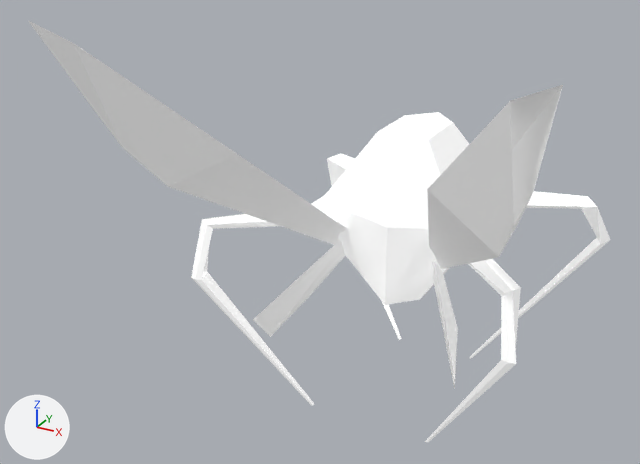
An edit to the glTF model GamesFleadh/GamesFleadh/ASSETS/3D/Enemy/Swarmer/Swarmer.glb, drawn before and after from the same camera.
Camera for both pictures: a 50 mm camera at (1.31, -3.18, 2.27) aimed at (-0.22, -0.4, 0.88). Every picture has the same lights, and +X, +Y and +Z are marked at lower left. Vertices at the same position are counted once.

The older version as bpy lines, for what is in view:
```python
mat_kridla = principled_material('KRIDLA')
mat_kridla.base_color = (1.0, 1.0, 1.0)  # white #ffffff
mat_kridla.emission_strength = 0.16
mat_telolitac = principled_material('TELOLITAC')
mat_telolitac.base_color = (1.0, 1.0, 1.0)  # white #ffffff
mat_telolitac.roughness = 0.0
mat_telolitac.emission_strength = 0.35
me_cube_002 = bpy.data.meshes.new('Cube.002')
me_cube_002.from_pydata(...)  # 119 vertices, 226 faces; spans x -0.698..0.698, y -0.662..0.632, z 0.027..1.237
# faces by material slot: [224, 2]
me_cube_002.materials.append(mat_telolitac)  # white #ffffff
me_cube_002.materials.append(mat_oko)  # white #ffffff
me_cube_004 = bpy.data.meshes.new('Cube.004')
me_cube_004.from_pydata(...)  # 24 vertices, 32 faces; spans x -0.83..0.83, y -1.17..-0.22, z 0.77..1.77
me_cube_004.materials.append(mat_kridla)  # white #ffffff
me_cube_005 = bpy.data.meshes.new('Cube.005')
me_cube_005.from_pydata(...)  # 16 vertices, 20 faces; spans x -0.427..0.427, y -0.582..-0.212, z 0.411..0.812
me_cube_005.materials.append(mat_kridla)  # white #ffffff
ob_tenlitacipicus = bpy.data.objects.new('tenlitacipicus', me_cube_002)
ob_tenlitacipicus.location = (0.0, 0.0, 0.0)
ob_tenlitacipicus_002 = bpy.data.objects.new('tenlitacipicus.002', me_cube_004)
ob_tenlitacipicus_002.location = (0.0, 0.0, 0.0)
ob_tenlitacipicus_003 = bpy.data.objects.new('tenlitacipicus.003', me_cube_005)
ob_tenlitacipicus_003.location = (0.0, 0.0, 0.0)
```
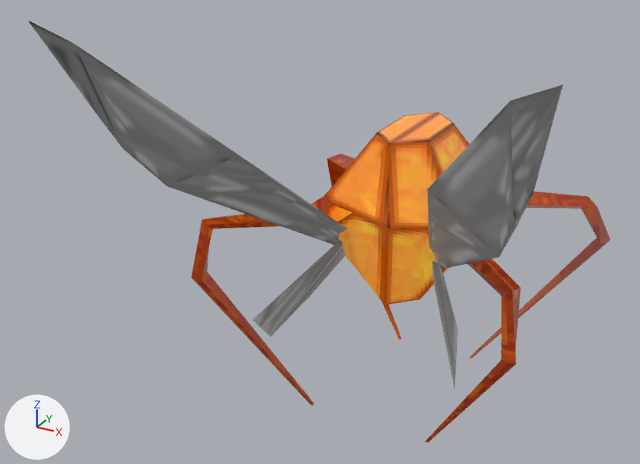
Where the change shows, as pixel boxes (x1, y1, x2, y2) in the pictures (640 x 464 px):
'tenlitacipicus.002', surface changed: (29, 21, 563, 269) in both
'tenlitacipicus', surface changed (white to orange): (191, 112, 610, 442) in both
'tenlitacipicus.003', surface changed (white to grey): (253, 240, 458, 389) in both

Patch to the scene script:
```diff
--- a/GamesFleadh/GamesFleadh/ASSETS/3D/Enemy/Swarmer/Swarmer.glb.py
+++ b/GamesFleadh/GamesFleadh/ASSETS/3D/Enemy/Swarmer/Swarmer.glb.py
@@ img_wingsswarmer @@
+img_wingsswarmer = load_image('wingsSwarmer', '_unpacked/wingsSwarmer', 128, 128, 'sRGB')
@@ img_swarmertexture @@
+img_swarmertexture = load_image('swarmerTexture', '_unpacked/swarmerTexture', 128, 128, 'sRGB')
@@ mat_telolitac @@
 n0 = _N.new('ShaderNodeBsdfPrincipled'); n0.name = 'Principled BSDF'
-n0.inputs[0].default_value = (1.0, 1.0, 1.0, 1.0)  # 'Base Color', white #ffffff
 n0.inputs[2].default_value = 0.0  # 'Roughness'
@@ mat_telolitac @@
 n1 = _N.new('ShaderNodeOutputMaterial'); n1.name = 'Material Output'
+n2 = _N.new('ShaderNodeTexImage'); n2.name = 'Image Texture'
+n2.image = img_swarmertexture
+n2.interpolation = 'Closest'
+n3 = _N.new('ShaderNodeTexImage'); n3.name = 'Image Texture.001'
+n3.image = img_swarmertexture
+n3.interpolation = 'Closest'
 _L.new(n0.outputs[0], n1.inputs[0])  # 'BSDF' to 'Surface'
+_L.new(n2.outputs[0], n0.inputs[27])  # 'Color' to 'Emission Color'
+_L.new(n3.outputs[0], n0.inputs[0])  # 'Color' to 'Base Color'
@@ mat_kridla @@
 n0 = _N.new('ShaderNodeBsdfPrincipled'); n0.name = 'Principled BSDF'
-n0.inputs[0].default_value = (1.0, 1.0, 1.0, 1.0)  # 'Base Color', white #ffffff
-n0.inputs[28].default_value = 0.16  # 'Emission Strength'
+n0.inputs[28].default_value = 0.96  # 'Emission Strength'
 n1 = _N.new('ShaderNodeOutputMaterial'); n1.name = 'Material Output'
+n2 = _N.new('ShaderNodeTexImage'); n2.name = 'Image Texture'
+n2.image = img_wingsswarmer
+n3 = _N.new('ShaderNodeTexImage'); n3.name = 'Image Texture.001'
+n3.image = img_wingsswarmer
 _L.new(n0.outputs[0], n1.inputs[0])  # 'BSDF' to 'Surface'
+_L.new(n2.outputs[0], n0.inputs[27])  # 'Color' to 'Emission Color'
+_L.new(n3.outputs[0], n0.inputs[0])  # 'Color' to 'Base Color'
@@ me_cube_002 @@
 me_cube_002.from_pydata(...)  # 119 vertices, 226 faces; spans x -0.698..0.698, y -0.662..0.632, z 0.027..1.237
 # used by ob_tenlitacipicus; location = (0.0, 0.0, 0.0)
+# me_cube_002 part 1: texture (UV) coordinates of 226 of 226 faces, centred in x -0.674..0.674, y -0.647..0.596, z 0.027..1.237, changed; they spanned u 0.0..1.0, v 0.0..1.0 and now span u 0.0..1.0, v 0.0..1.0
 me_cube_002.materials.append(mat_telolitac)
```
